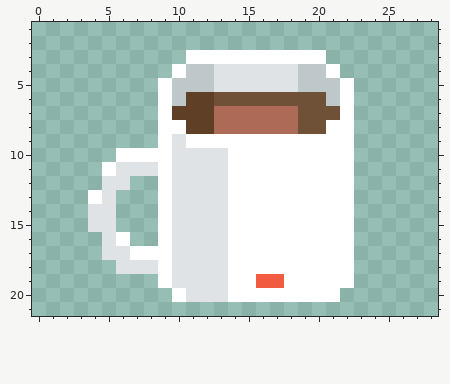
Two versions of one pixel-art sprite, packages/nouns-img-permutator/assets/layer-3/head-mug.png. The picture above was drawn from the file before the commit.
The file is 32x32 pixels. Shown: x 0..28, y 1..21.
After:
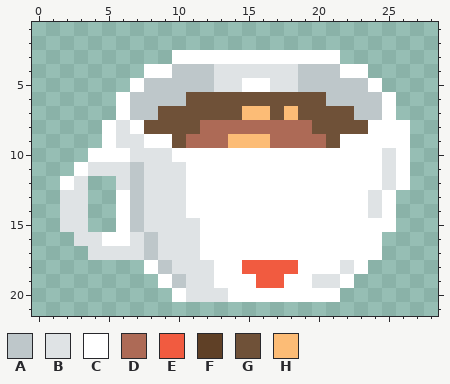
Palette (. is transparent): A #bec7ca  B #dfe3e5  C #ffffff  D #ad6a56  E #f15b40  F #5f4026  G #6f5138  H #fcbc76
Edits made:
@@ x 0..28 @@
  2 .............................
- 3 ...........CCCCCCCCCC........
- 4 ..........CAABBBBBBAAC.......
- 5 .........CAAABBBBBBAAAC......
- 6 .........CAFFGGGGGGGGAC......
- 7 .........CFFFDDDDDDGGGC......
- 8 .........CCFFDDDDDDGGCC......
- 9 .........CBCCCCCCCCCCCC......
-10 ......CCCCBBBBCCCCCCCCC......
-11 .....CBBBCBBBBCCCCCCCCC......
-12 .....BB..CBBBBCCCCCCCCC......
-13 ....CB...CBBBBCCCCCCCCC......
-14 ....BB...CBBBBCCCCCCCCC......
-15 ....BB...CBBBBCCCCCCCCC......
-16 .....BC..CBBBBCCCCCCCCC......
-17 .....BBCCCBBBBCCCCCCCCC......
-18 ......BBBCBBBBCCCCCCCCC......
-19 .........CBBBBCCEECCCCC......
+ 3 ..........CCCCCCCCCCCC.......
+ 4 ........CCAAABBBBBBAAACC.....
+ 5 .......CAAAAABBCCBBAAAAAC....
+ 6 ......CAAAAGGGGGGGGGGAAAAC...
+ 7 ......CAAGGGGGGHHGHGGGGAAC...
+ 8 .....CBCGGGGDDDDDDDDGGGGCCC..
+ 9 .....CBBCCGDDDHHHDDDDGCCCCC..
+10 ....CCCBBBCCCCCCCCCCCCCCCBC..
+11 ...CBBBABBBCCCCCCCCCCCCCCBC..
+12 ..CB..BABBBCCCCCCCCCCCCCCBC..
+13 ..BB..CABBBCCCCCCCCCCCCCBC...
+14 ..BB..CABBBCCCCCCCCCCCCCBC...
+15 ..BB..CABBBBCCCCCCCCCCCCCC...
+16 ...BBCCBABBBCCCCCCCCCCCCC....
+17 ....BBBBABBBCCCCCCCCCCCCC....
+18 ........CABBBCCEEEECCCBC.....
+19 .........CABBCCCEECCBBC......
 20 ..........CBBBCCCCCCCC.......
Pixel boxes of the changes (left, top, right, bottom) in both pictures:
changed: (60, 50, 410, 288)
